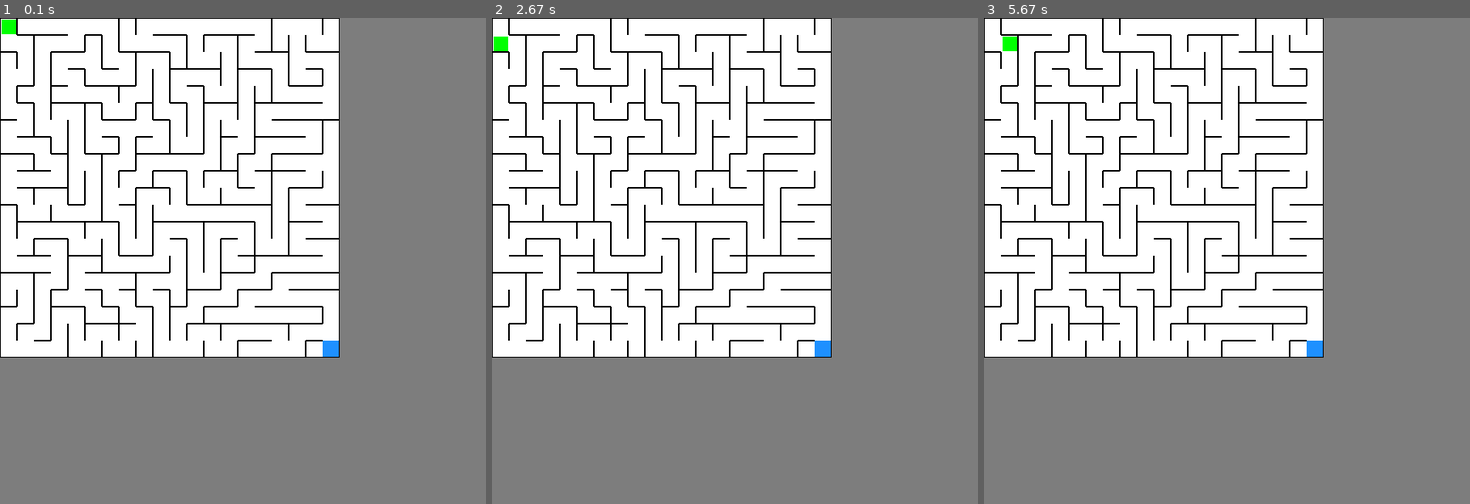
Above: before the commit, frames 1-3 (left to right).
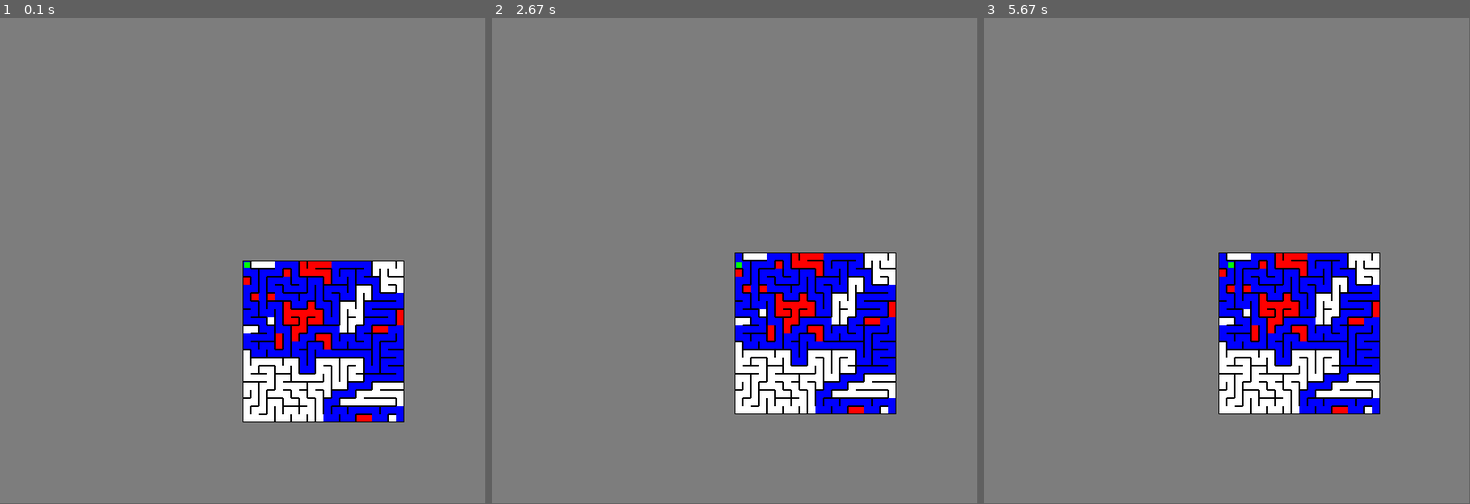
Above: after the commit, the same moments.

Repository: MartinRB45534/Escape
Game: pygame game, started from test_pygame.py
The game is run twice, just before and just after one commit, with the same random seed, the same clock (stepped at 60 frames per second) and the same inputs.
Inputs:
- Up to frame 1 (0.1 s): no input
- Up to frame 2 (2.67 s): hold Right 0.33-0.8 s; hold Down from 2.4 s (still down)
- Up to frame 3 (5.67 s): release Down at 2.87 s; hold Up 3.33-3.7 s; hold Down 4.4-4.77 s; hold Right from 5.3 s (still down)
In our replay, the window is 601x601 before the commit and 600x600 after it. These sizes can differ from the game's own. Grey fills any space a smaller window leaves; there, only what the larger window draws over its background counts as a difference.

The runs differ from the first frame. In frame 1, 56% of the frame differs, in the area x 0-84%, y 0-84%; in frame 2, 55%; in frame 3, 55%.

Commit message:
Add files via upload

Diff:
--- a/Constantes.py
+++ b/Constantes.py
@@ -18,6 +18,10 @@
 global CASES_Y
 CASES_Y = 20
 global LARGEUR_CASE
-LARGEUR_CASE = 20
+LARGEUR_CASE = 9
 global LARGEUR_MUR
 LARGEUR_MUR = 1
+global FENETRE_X
+FENETRE_X = 600
+global FENETRE_Y
+FENETRE_Y = 600
--- a/Joueur.py
+++ b/Joueur.py
@@ -1,5 +1,5 @@
-import Labyrinthe
-import Constantes
+from Labyrinthe import *
+from Constantes import *
 import pygame
 
 class Joueur:
@@ -61,7 +61,7 @@
         coordonnées = self.position
 
     def dessine_toi(self,screen):
-        pygame.draw.rect(screen, pygame.Color(0,255,0), (self.position[0]*(Constantes.LARGEUR_CASE+Constantes.LARGEUR_MUR)+2*Constantes.LARGEUR_MUR,self.position[1]*(Constantes.LARGEUR_CASE+Constantes.LARGEUR_MUR)+2*Constantes.LARGEUR_MUR,Constantes.LARGEUR_CASE-2*Constantes.LARGEUR_MUR,Constantes.LARGEUR_CASE-2*Constantes.LARGEUR_MUR))
+        pygame.draw.rect(screen, pygame.Color(0,255,0),(FENETRE_X//2 + 2 ,FENETRE_Y//2 + 2 ,LARGEUR_CASE-2*LARGEUR_MUR,LARGEUR_CASE-2*LARGEUR_MUR))
 
     def get_position(self):
         return self.position
--- a/Labyrinthe.py
+++ b/Labyrinthe.py
@@ -49,10 +49,12 @@
 
         return win
 
-    def dessine_toi(self,screen,joueur_x,joueur_y):
+    def dessine_toi(self,screen,position_joueur):
+        joueur_x = position_joueur[0]
+        joueur_y = position_joueur[1]
         for x in range(0,self.largeur):
             for y in range(0,self.hauteur):
-                self.matrice_cases[x][y].dessine_toi(screen,x*(self.tailleCase+self.tailleMur),y*(self.tailleCase+self.tailleMur))
+                self.matrice_cases[x][y].dessine_toi(screen,(x-joueur_x)*(self.tailleCase+self.tailleMur) + FENETRE_X//2,(y-joueur_y)*(self.tailleCase+self.tailleMur) + FENETRE_Y//2)
     def resolution(self,arrivee_x,arrivee_y):
         resol = Resolveur(self.matrice_cases,self.largeur,self.hauteur,arrivee_x,arrivee_y)
         solution=resol.resolution()
--- a/test_pygame.py
+++ b/test_pygame.py
@@ -4,12 +4,12 @@
 from Constantes import *
 
 pygame.init()
-lab=Labyrinthe.Labyrinthe(CASES_X,CASES_Y,CASES_X-1,CASES_Y-1,LARGEUR_CASE,LARGEUR_MUR)
+lab=Labyrinthe(CASES_X,CASES_Y,CASES_X-1,CASES_Y-1,LARGEUR_CASE,LARGEUR_MUR)
 lab.generation()
-#lab.resolution(Constantes.CASES_X-1,Constantes.CASES_Y-1)
+lab.resolution(CASES_X-1,CASES_Y-1)
 
 pygame.display.set_caption("test")
-screen = pygame.display.set_mode((601,601))
+screen = pygame.display.set_mode((FENETRE_X,FENETRE_Y))
 screen.fill((125,125,125))
 run=True
 
@@ -18,7 +18,7 @@
 font = pygame.font.SysFont(None, 72)
 textWin = font.render("Vous avez gagné!! \(^o^)/", True, (128, 0, 0))
 
-lab.dessine_toi(screen,0,0)
+lab.dessine_toi(screen,joueur.position)
 joueur.dessine_toi(screen)
 
 #objet qui permet de gérer le temps en pygame
@@ -47,7 +47,8 @@
 
     #si on détecte un mouvement on redessine l'écran
     if move:
-        lab.dessine_toi(screen,0,0)
+        screen.fill((125,125,125))
+        lab.dessine_toi(screen,joueur.position)
         joueur.dessine_toi(screen)
 
     if lab.as_gagner(joueur.get_position()):
